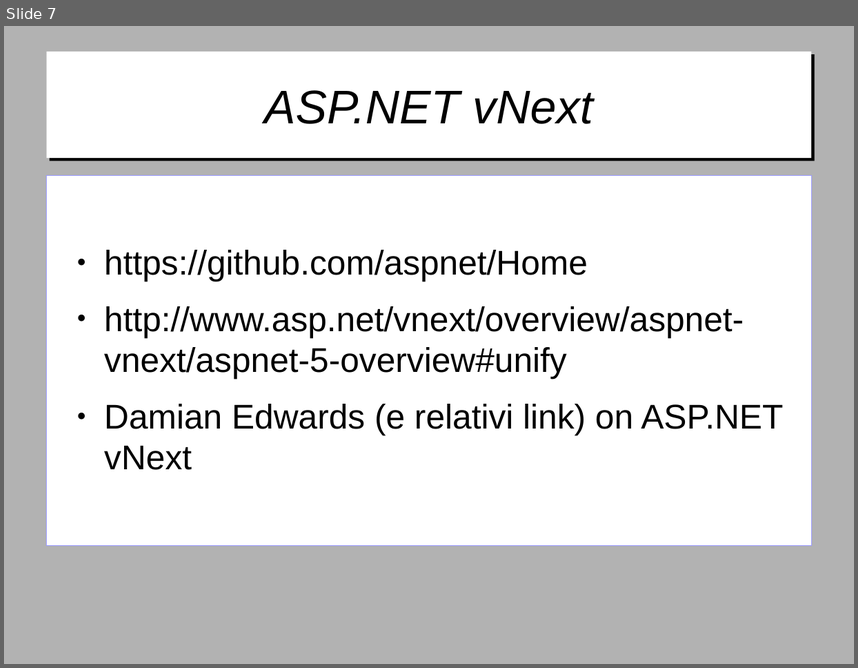
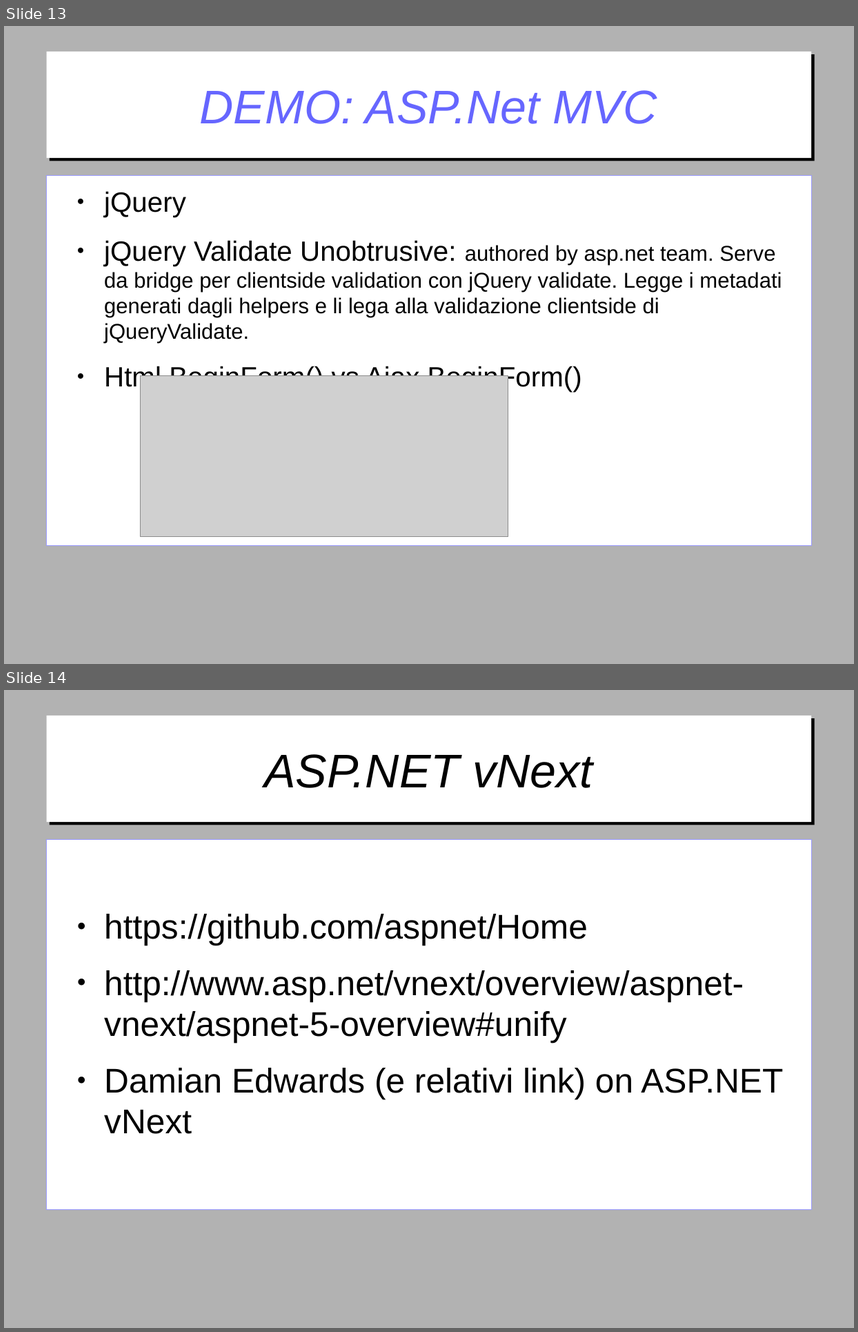
Before and after one commit to gitfer/ARXCourse, a slide deck: ARXCourse.odp. Shown one above the other, each under a label of ours: slide 7 before the commit, slides 13 and 14 after it. The pictures are 858x668 and 858x1332 pixels, drawn with LibreOffice and Linux fonts; fonts in the diff are those of the drawing; grey boxes stand for pictures; background and template pictures are left out. Boxes give left, top, right and bottom in pixels: in the first picture for what was removed or moved away, otherwise in the second. Text is boxed around its words. In the diff, an @@ line names an element or a change of style, - is before the commit and + after.

Commit message:
Demo MVC, slides e minor changes per RazorDemo

```diff
--- a/ARXCourse.odp
+++ b/ARXCourse.odp
@@ slide 13 added at bbox=[4, 26, 854, 664], background #B2B2B2 @@
@@ title added at bbox=[46, 52, 812, 158], fill #FFFFFF, 44 pt, text #6666FF, italic @@
+DEMO: ASP.Net MVC
@@ text added at bbox=[46, 175, 812, 544], fill #FFFFFF, outline #9999FF 0 pt, 20 pt, text #000000 @@
+● jQuery
+● jQuery Validate Unobtrusive: authored by asp.net team. Serve da bridge per clientside validation con jQuery validate. Legge i metadati generati dagli helpers e li lega alla validazione clientside di jQueryValidate.
+● Html.BeginForm() vs Ajax.BeginForm()
@@ picture added at bbox=[140, 375, 508, 536] @@
@@ what was slide 7 is now slide 14 @@
```
Also in this commit, not shown: 6 other slides added, 2 other files.
